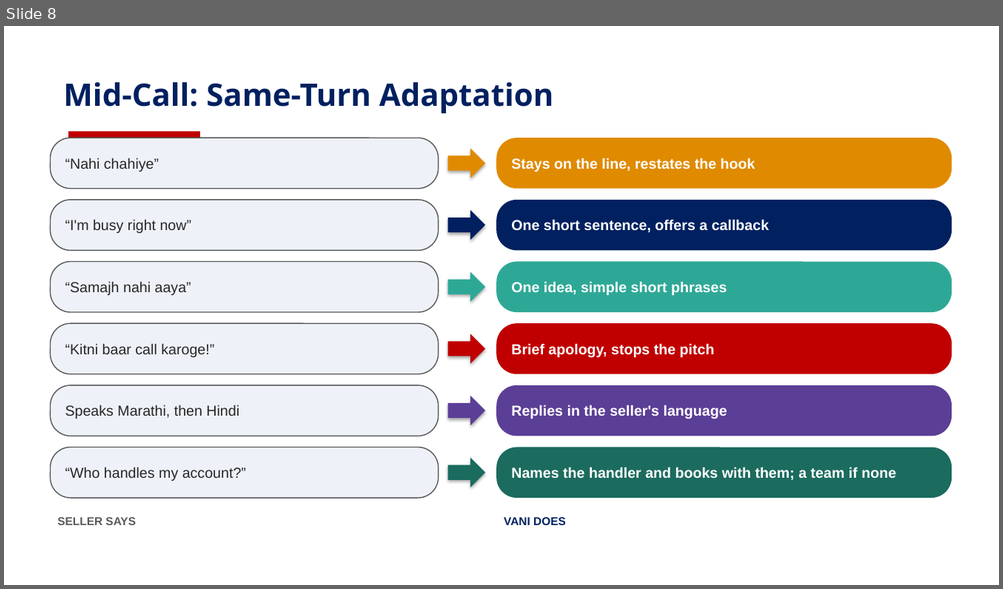
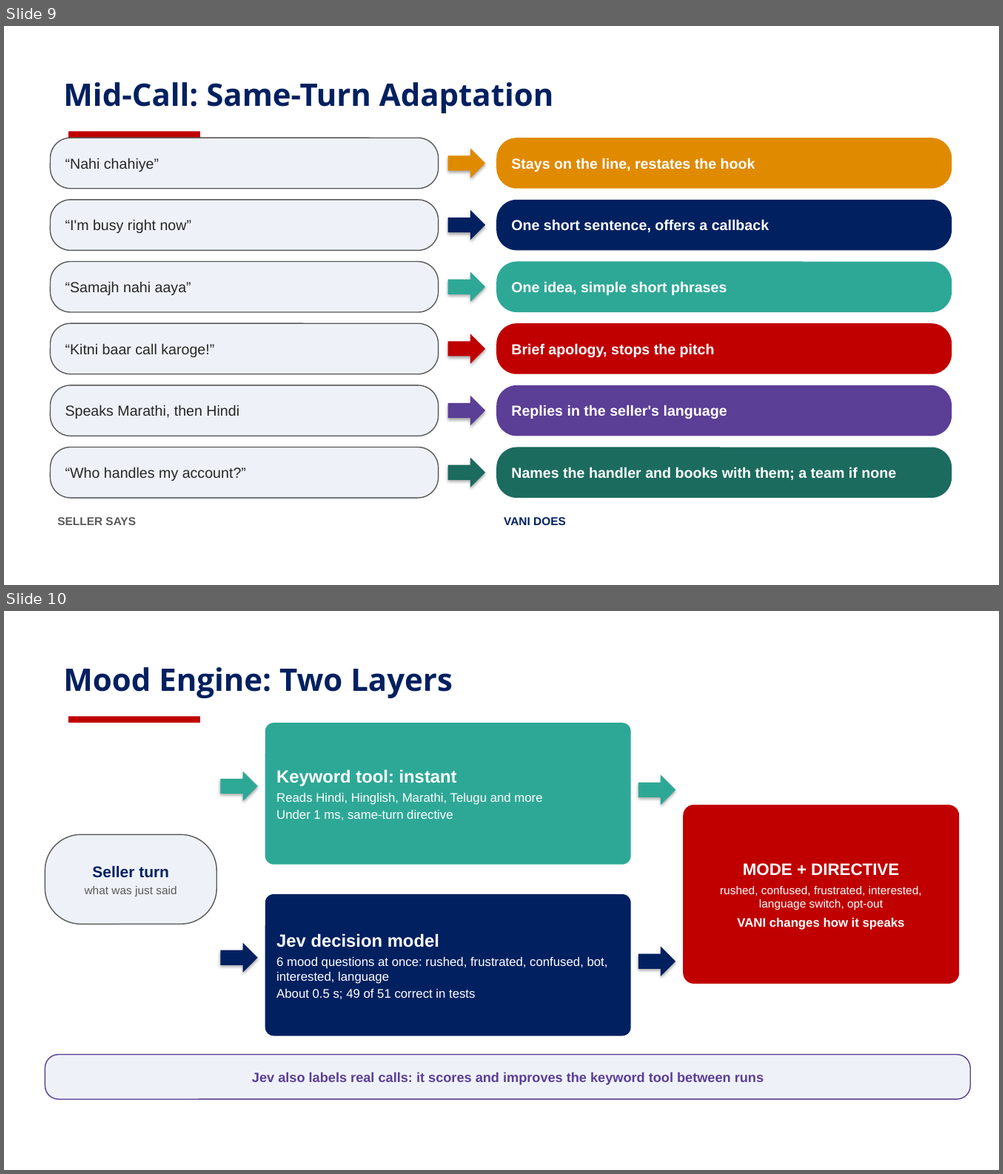
Before and after one commit to risu1139/vani-hackathon, a slide deck: outputs/plans/VANI_Persona_Design_Deck_v2_visual.pptx. Shown one above the other, each under a label of ours: slide 8 before the commit, slides 9 and 10 after it. The pictures are 1003x589 and 1003x1174 pixels, drawn with LibreOffice and Linux fonts; fonts in the diff are those of the drawing; background and template pictures are left out. Boxes give left, top, right and bottom in pixels: in the first picture for what was removed or moved away, otherwise in the second. Text is boxed around its words. In the diff, an @@ line names an element or a change of style, - is before the commit and + after.

```diff
--- a/outputs/plans/VANI_Persona_Design_Deck_v2_visual.pptx
+++ b/outputs/plans/VANI_Persona_Design_Deck_v2_visual.pptx
@@ slide 10 added at (4,611,999,1170), background picture (left out); not listed: 1 template element that a slide beside it also shows @@
@@ title added at (63,667,452,698), 30 pt, text #002060, bold @@
+Mood Engine: Two Layers
@@ rounded rectangle added at (265,723,631,865), fill #2EA896, 12 pt, text #FFFFFF @@
+Keyword tool: instant
+Reads Hindi, Hinglish, Marathi, Telugu and more
+Under 1 ms, same-turn directive
@@ right arrow added at (220,772,258,801), fill #2EA896 @@
@@ right arrow added at (638,775,675,805), fill #2EA896 @@
@@ rounded rectangle added at (683,805,959,984), fill #C00000, 11 pt, text #FFFFFF @@
+MODE + DIRECTIVE
+rushed, confused, frustrated, interested, language switch, opt-out
+VANI changes how it speaks
@@ rounded rectangle added at (45,834,216,924), fill #EEF2F8, outline #595959 1 pt, 11 pt, text #595959 @@
+Seller turn
+what was just said
@@ rounded rectangle added at (265,894,631,1037), fill #002060, 12 pt, text #FFFFFF @@
+Jev decision model
+6 mood questions at once: rushed, frustrated, confused, bot, interested, language
+About 0.5 s; 49 of 51 correct in tests
@@ right arrow added at (220,943,258,973), fill #002060 @@
@@ right arrow added at (638,947,675,977), fill #002060 @@
@@ rounded rectangle added at (45,1055,970,1099), fill #EEF2F8, outline #5B3E96 1 pt, 13 pt, text #5B3E96, bold @@
+Jev also labels real calls: it scores and improves the keyword tool between runs
@@ what was slide 8 is now slide 9 @@
```
Also in this commit, not shown: 2 other slides added, 1 other file.
